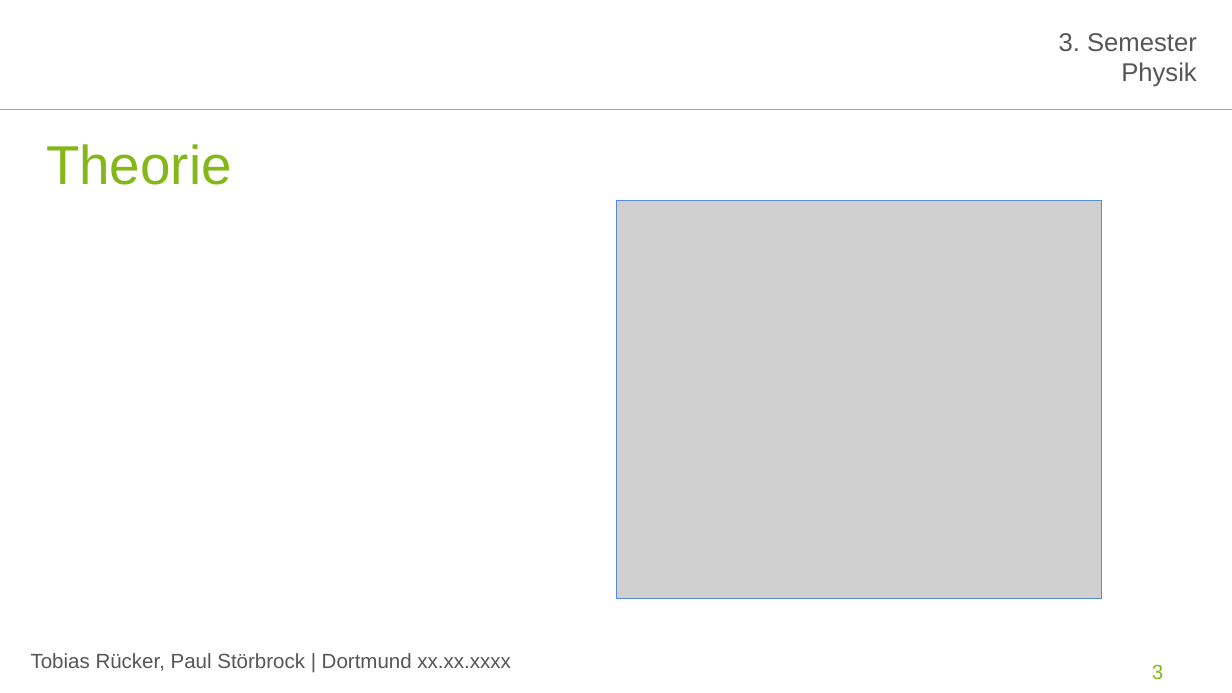
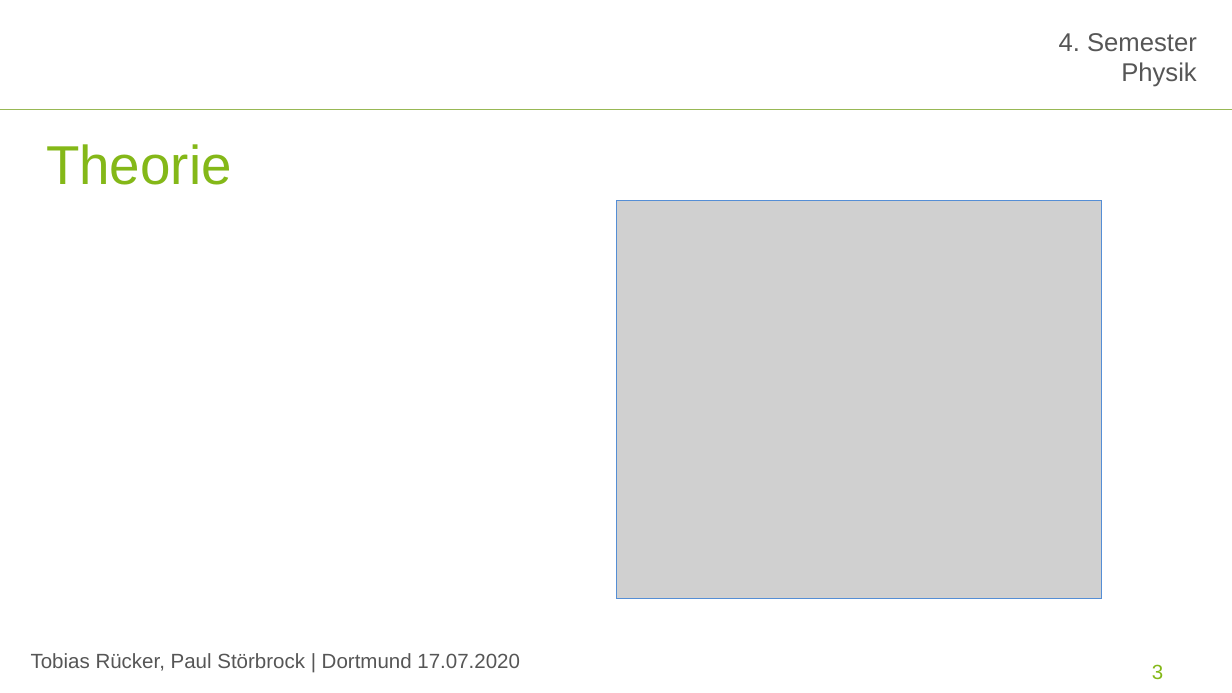
Before and after one commit to paul-stoerbrock/Praktikum, a slide deck: slide 3 of SV/SV_Millikan.pptx. Drawn at 1232x693 pixels with LibreOffice and Linux fonts; fonts in the diff are those of the drawing; grey boxes stand for pictures; background and template pictures are left out. Boxes give left, top, right and bottom in pixels: in the first picture for what was removed or moved away, otherwise in the second. Text is boxed around its words. In the diff, an @@ line names an element or a change of style, - is before the commit and + after.

```diff
--- a/SV/SV_Millikan.pptx
+++ b/SV/SV_Millikan.pptx
@@ text at [1059,33,1197,52]: text changed @@
-3. Semester
+4. Semester
@@ text at [31,653,520,671]: text changed @@
-Tobias Rücker, Paul Störbrock | Dortmund xx.xx.xxxx
+Tobias Rücker, Paul Störbrock | Dortmund 17.07.2020
```
Also in this commit, not shown: 6 other slides changed, 5 slides added, 1 slide removed.
